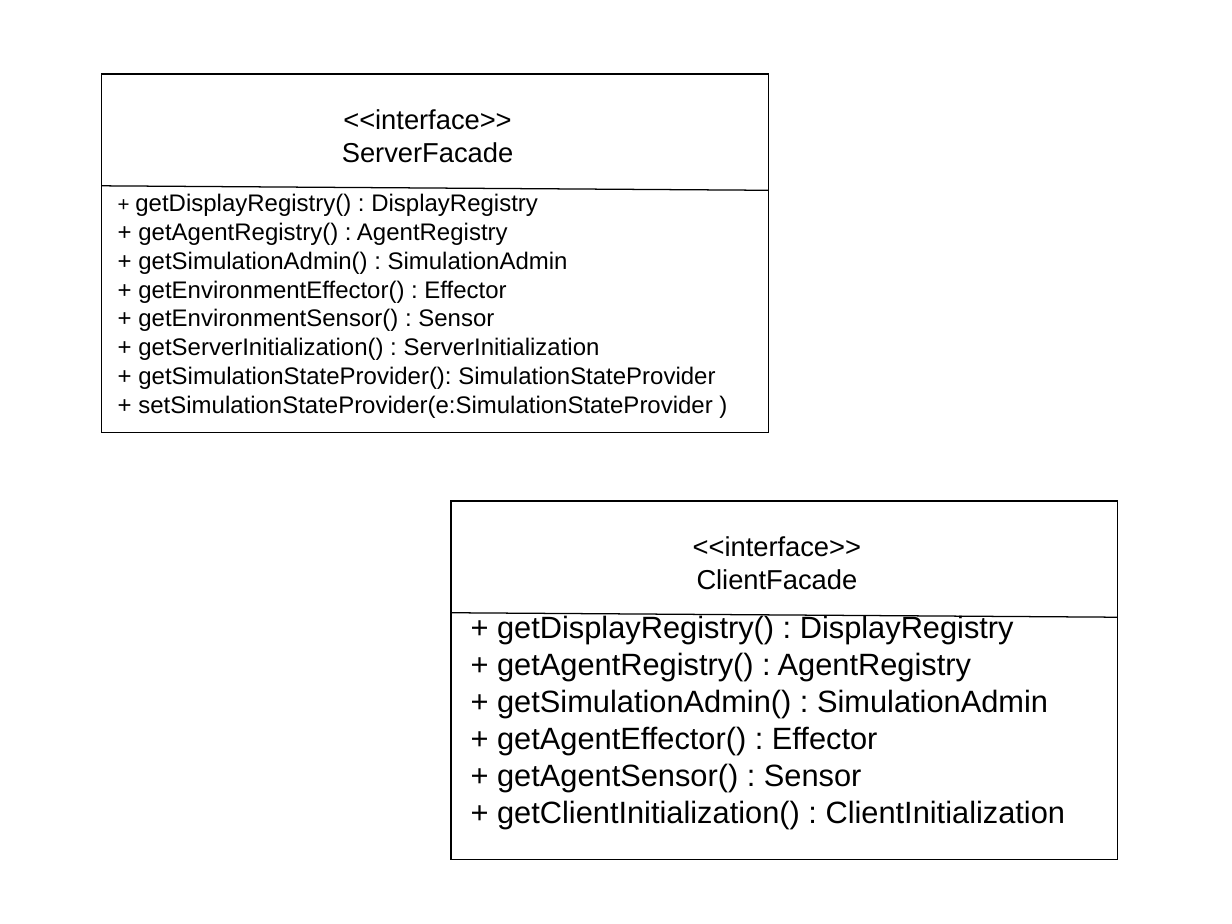
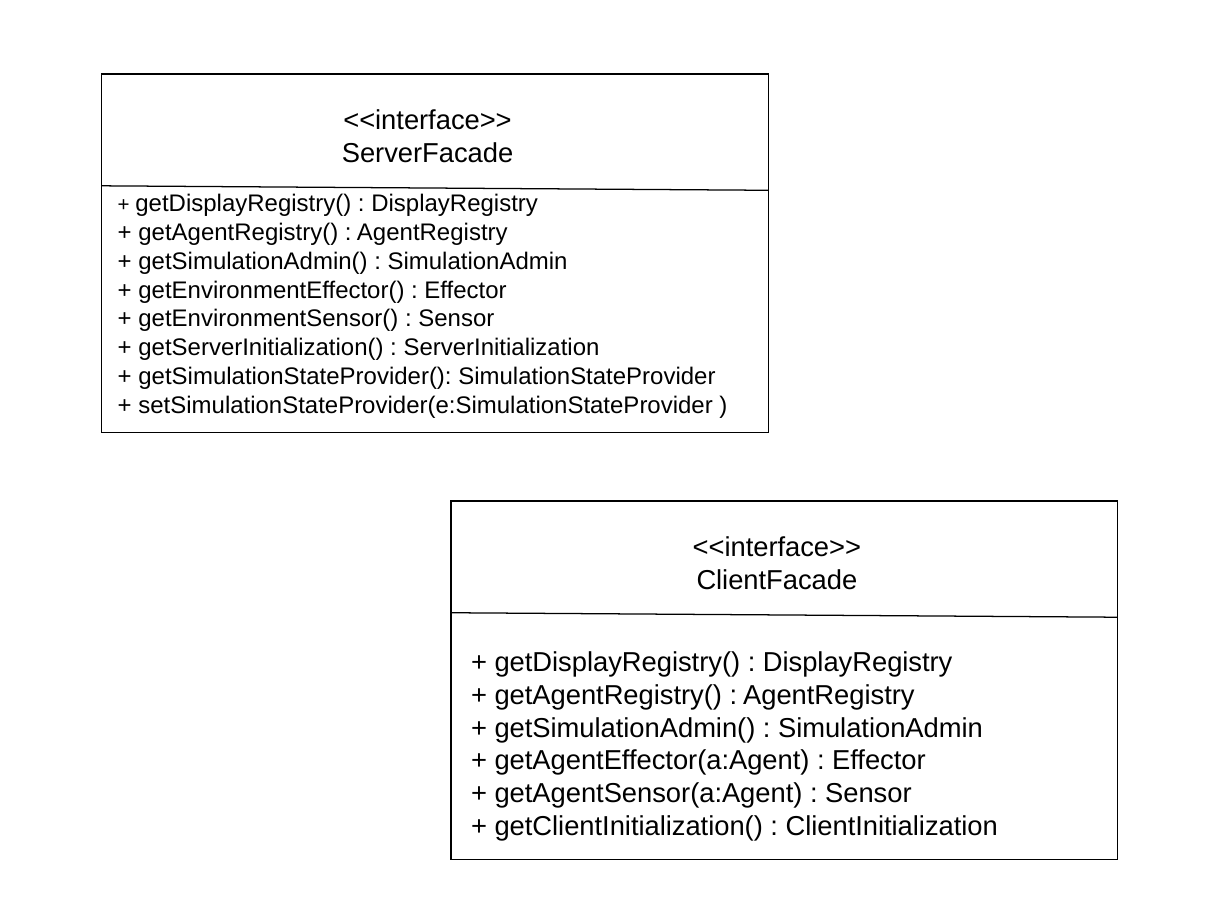
Before and after one commit to krishprince/rollerslam, a slide deck: slide 19 of docs/UML.ppt. Drawn at 1232x924 pixels with LibreOffice and Linux fonts; fonts in the diff are those of the drawing. Boxes give left, top, right and bottom in pixels: in the first picture for what was removed or moved away, otherwise in the second. Text is boxed around its words. In the diff, an @@ line names an element or a change of style, - is before the commit and + after.

```diff
--- a/docs/UML.ppt
+++ b/docs/UML.ppt
@@ text at [495, 651, 998, 841]: size 18 to 16 pt in "+ getDisplayRegistry() : DisplayRegistry", "+ getAgentRegistry() : AgentRegistry", "+ getSimulationAdmin() : SimulationAdmin", "+ getClientInitialization() : ClientInitialization" @@
@@ text at [495, 749, 926, 808]: text changed; size 18 to 16 pt @@
-+ getAgentEffector() : Effector
-+ getAgentSensor() : Sensor
++ getAgentEffector(a:Agent) : Effector
++ getAgentSensor(a:Agent) : Sensor
```
Also in this commit, not shown: 5 other slides changed, 2 slides added.
